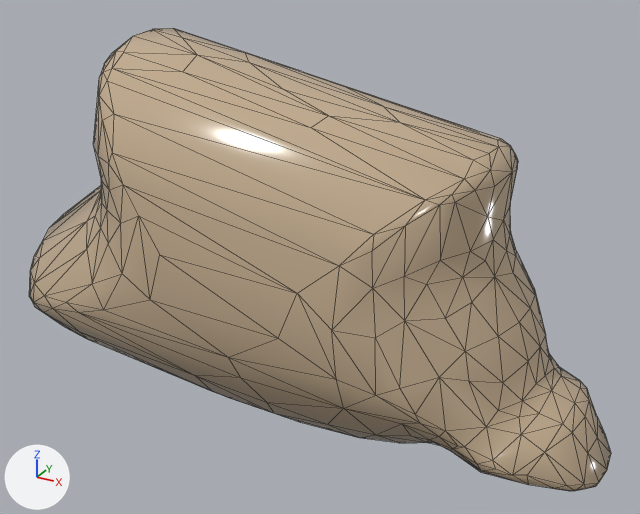
The glTF model assets/models/species/sp_earth_common_a_lod2.glb: old version first, new version second.
Both versions are drawn from a 50 mm lens placed at (0.666, -1.209, 0.896), pointed at (-0.003, 0.007, 0.288). Every picture has the same lights, and +X, +Y and +Z are marked at lower left. The first picture is the older version. Mesh edges are drawn as thin lines.

The first picture shows 'body'.
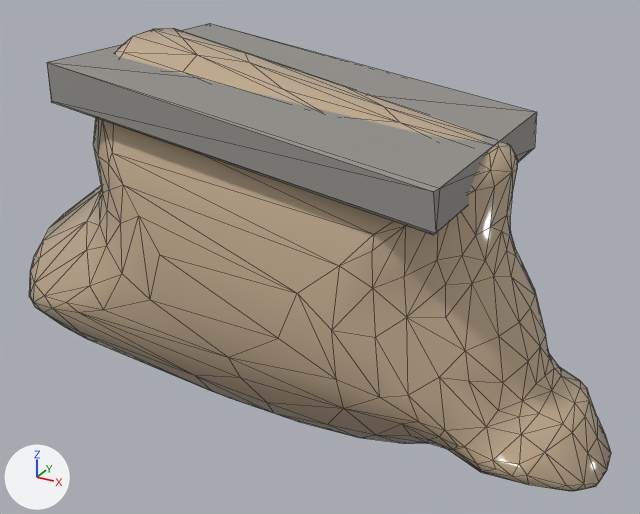
Pixel boxes [x1, y1, x2, y2] of what changed, in the pictures (640 x 514 px; the box of a moved part takes in the faces that stretch with it):
'slate', added
    after: [47, 23, 537, 235]
part 1 of me_body, moved or reshaped
    both: [35, 147, 122, 310]
part 2 of me_body, moved or reshaped
    both: [332, 157, 545, 485]

What changed in the scene script:
```text
Add mat_orn_slate:
    mat_orn_slate = principled_material('Orn_Slate')
    mat_orn_slate.base_color = (0.3, 0.29, 0.27)  # grey #95938e
    mat_orn_slate.roughness = 0.92
Change me_body:
    used by ob_body; location = (0.0, 0.0, 0.0)
    remove me_body.from_pydata(...)  # 452 vertices, 900 faces; spans x -0.608..0.512, y -0.243..0.244, z 0.001..0.646
    add me_body.from_pydata(...)  # 448 vertices, 892 faces; spans x -0.608..0.512, y -0.243..0.244, z 0.001..0.646
    me_body part 1
    7 vertices are removed from x -0.354..-0.282, y -0.216..-0.137, z 0.258..0.424
    27 faces are deleted
    3 vertices move from x -0.365..-0.35, y -0.184..-0.12, z 0.302..0.394 to x -0.361..-0.35, y -0.184..-0.12, z 0.302..0.392
    5 vertices are added at (-0.347, -0.136, 0.419), (-0.322, -0.216, 0.253), (-0.324, -0.174, 0.347), (-0.287, -0.202, 0.328), (-0.321, -0.162, 0.401)
    23 new faces join them
    me_body part 2
    19 vertices are removed from x 0.212..0.403, y -0.219..0.093, z 0.055..0.444
    80 faces are deleted
    8 vertices move from x 0.203..0.357, y -0.206..0.063, z 0.083..0.486 to x 0.202..0.358, y -0.205..0.063, z 0.082..0.486
    18 vertices are added at x 0.218..0.408, y -0.218..0.108, z 0.062..0.445
    78 new faces join them
    other edits to the shape of me_body do not show in these pictures
Add me_slate:
    me_slate.from_pydata([(-0.357, -0.215, 0.623), (0.284, -0.22, 0.524), (0.289, -0.213, 0.528), (0.288, -0.216, 0.468), (0.284, -0.212, 0.462), (-0.359, -0.213, 0.56), (-0.354, -0.22, 0.564), (-0.359, 0.215, 0.622), (0.284, 0.22, 0.524), (0.288, 0.213, 0.53), (0.286, 0.216, 0.465), (0.292, 0.212, 0.469), (-0.354, 0.22, 0.564), (-0.358, 0.213, 0.559)], [], [(0, 5, 6), (3, 2, 1), (10, 13, 12), (7, 9, 8), (9, 7, 0), (9, 0, 2), (11, 9, 2), (11, 2, 3), (13, 10, 4), (13, 4, 5), (8, 10, 12), (8, 12, 7), (1, 0, 6), (1, 6, 3), (5, 4, 3), (5, 3, 6), (0, 1, 2), (9, 11, 10), (9, 10, 8), (7, 12, 13), (10, 11, 3), (10, 3, 4), (7, 13, 5), (7, 5, 0)])
    me_slate.materials.append(mat_orn_slate)  # grey #95938e
Add ob_slate:
    ob_slate = bpy.data.objects.new('slate', me_slate)
    ob_slate.location = (0.0, 0.0, 0.0)
```
